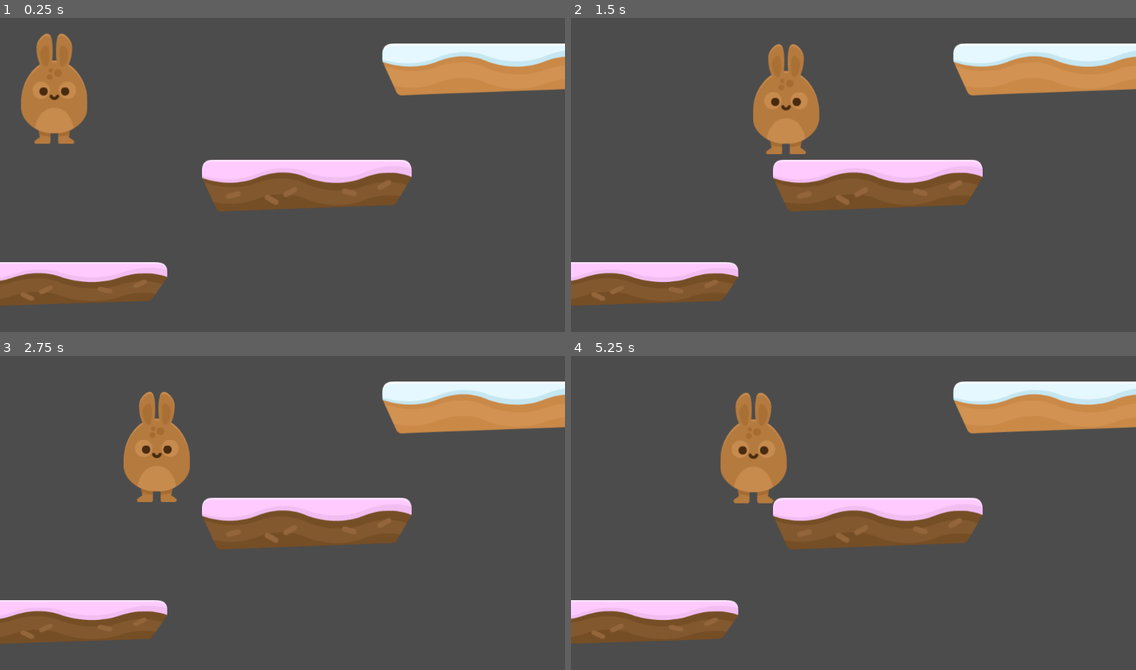
Above: before the commit, frames 1-4 (two rows, left to right).
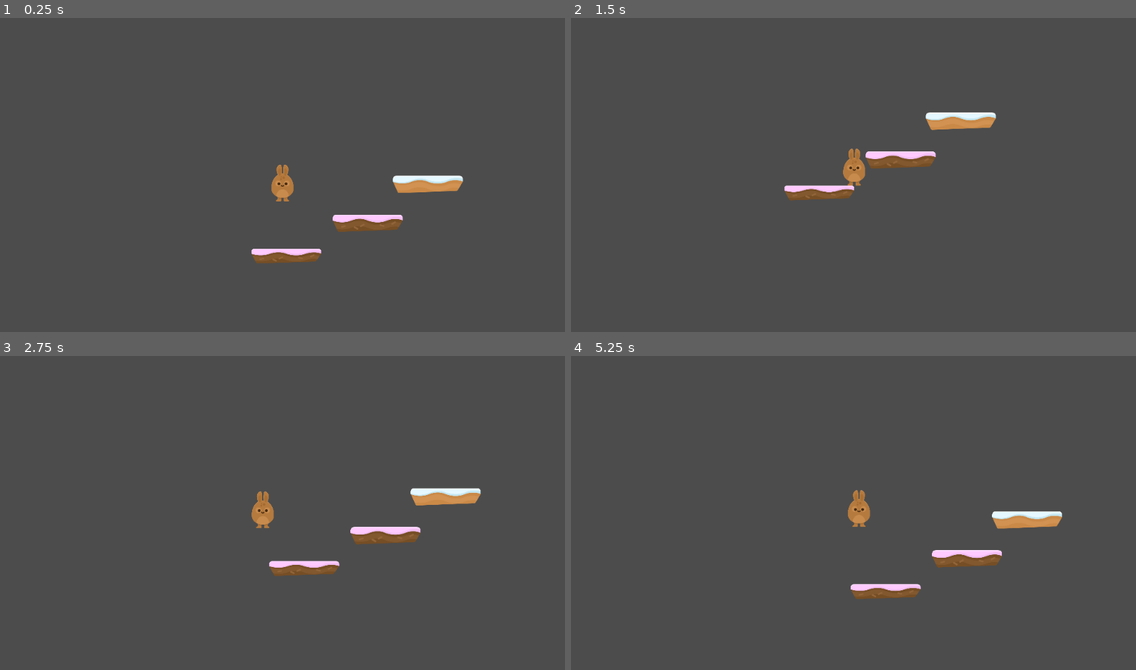
Above: after the commit, the same moments.

Repository: paseuth12/bunnyjump
Game: Godot game, scene res://Qiz.tscn
The game is run twice, just before and just after one commit, with the same random seed, the same clock (stepped at 60 frames per second) and the same inputs.
Inputs:
- Up to frame 1 (0.25 s): no input
- Up to frame 2 (1.5 s): hold D (right) from 0.53 s (still down); tap Space (jump, bound only after the commit) at 0.6, 0.77, 1.07 s; tap W (jump, bound only before the commit) at 0.8, 1.35 s
- Up to frame 3 (2.75 s): tap Space (jump, bound only after the commit) at 1.52, 1.55, 1.82, 2.1 s; release D (right) at 2.03 s; hold A (left) from 2.03 s (still down); tap W (jump, bound only before the commit) at 2.3 s
- Up to frame 4 (5.25 s): release A (left) at 2.78 s; hold D (right) 2.78-4.28 s; tap W (jump, bound only before the commit) at 2.85, 3.8, 4.35 s; tap Space (jump, bound only after the commit) at 3.02, 3.05, 3.32, 3.6, 3.77, 4.07, 4.52, 4.55, 4.82, 5.1 s; hold A (left) 4.28-5.03 s; hold D (right) from 5.03 s (still down)

The runs differ from the first frame. In frame 1, 19% of the frame differs, in the area x 0-100%, y 4-92%; in frame 2, 18%; in frame 3, 18%; in frame 4, 19%, in the area x 0-100%, y 8-92%.

Commit message:
bunnyjump2

Diff:
--- a/Player/Player.gd
+++ b/Player/Player.gd
@@ -1,17 +1,33 @@
 extends KinematicBody2D
 
 var motion = Vector2(0 , 100)
-export var speed = 500
+
+export var speed = 300
+export var gravity = 25
+export var jump_power = 600
 
 func _physics_process(delta):
+	move_and_slide(motion, Vector2( 0,-1))
+	apply_gravity()
+	jump()
+	walk()
+
+func apply_gravity():
+	if is_on_floor():
+		motion.y = 0
+	else:
+		motion.y = motion.y + gravity
+
+func jump():
+		if Input.is_action_just_pressed("jump"):
+			motion.y = -jump_power
+func walk():
 
 	if Input.is_action_pressed("left"):
 		motion.x = -speed
 	elif Input.is_action_pressed("right"):
 		motion.x = +speed
-	elif Input.is_action_just_pressed("jump"):
-		motion.y = -speed
-	elif Input.is_action_just_released("jump"):
+
 		motion.y = +speed
 	else:
 		motion.x = 0
--- a/Qiz.tscn
+++ b/Qiz.tscn
@@ -8,13 +8,18 @@
 [node name="Node2D" type="Node2D"]
 
 [node name="Player" parent="." instance=ExtResource( 1 )]
-position = Vector2( 98.4722, 132.943 )
+position = Vector2( 92.3336, -29.1186 )
+
+[node name="Camera2D" type="Camera2D" parent="Player"]
+current = true
+zoom = Vector2( 3, 3 )
+smoothing_enabled = true
 
 [node name="StaticBody2D" parent="." instance=ExtResource( 2 )]
 position = Vector2( 113.092, 506.493 )
 
 [node name="platform2" parent="." instance=ExtResource( 3 )]
-position = Vector2( 555.832, 333.716 )
+position = Vector2( 555.832, 334.379 )
 
 [node name="platform3" parent="." instance=ExtResource( 4 )]
 position = Vector2( 882.783, 122.682 )
--- a/project.godot
+++ b/project.godot
@@ -33,7 +33,7 @@
 }
 jump={
 "deadzone": 0.5,
-"events": [ Object(InputEventKey,"resource_local_to_scene":false,"resource_name":"","device":0,"alt":false,"shift":false,"control":false,"meta":false,"command":false,"pressed":false,"scancode":87,"unicode":0,"echo":false,"script":null)
+"events": [ Object(InputEventKey,"resource_local_to_scene":false,"resource_name":"","device":0,"alt":false,"shift":false,"control":false,"meta":false,"command":false,"pressed":false,"scancode":32,"unicode":0,"echo":false,"script":null)
  ]
 }
 
